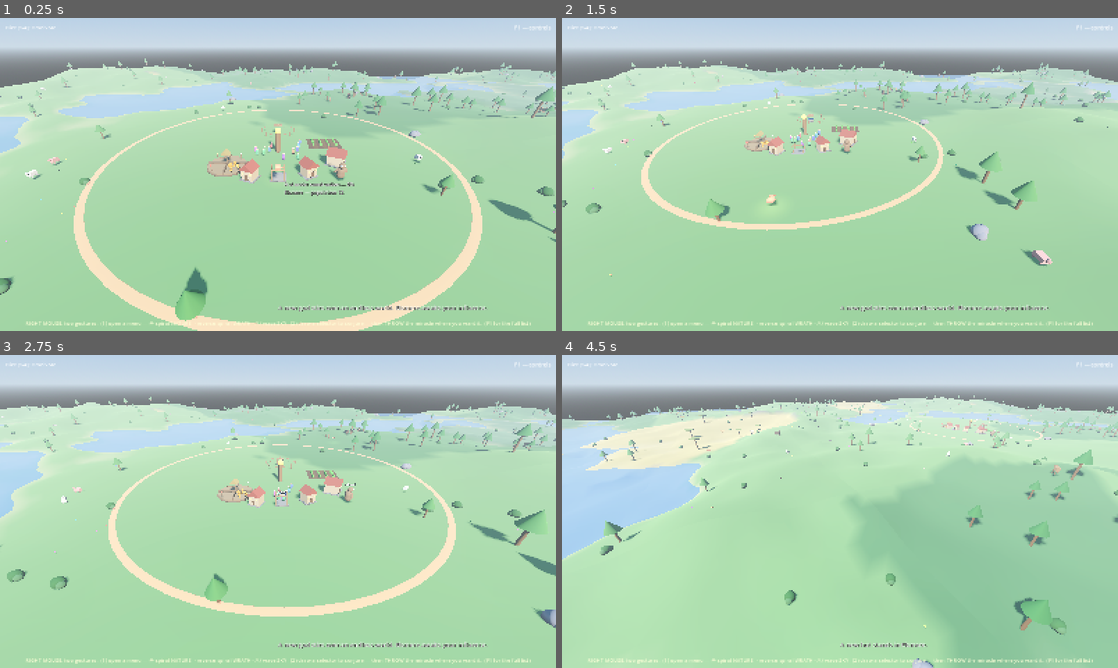
Above: before the commit, frames 1-4 (two rows, left to right).
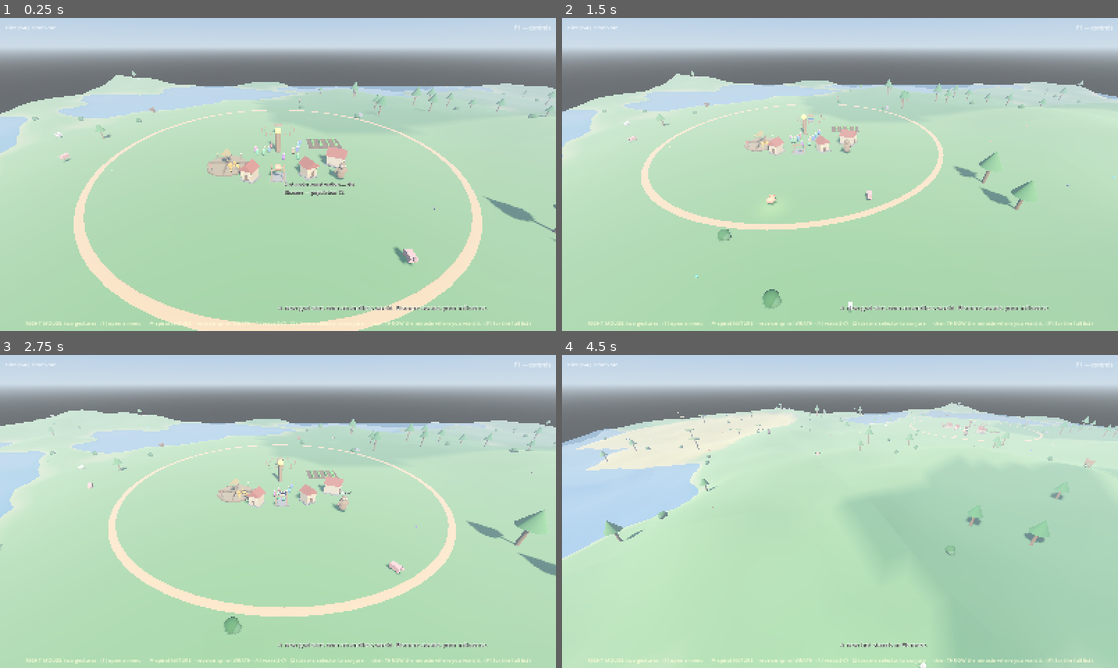
Above: after the commit, the same moments.

Repository: tjloman/tjloman
Game: Godot game, scene res://scenes/main.tscn
Two runs of this game, one before a commit and one after it. Both use one fixed random seed, a clock stepped at 60 frames per second and the inputs below.
Inputs (mouse positions are in pixels of both pictures, inside the frame that each line leads up to):
- Up to frame 1 (0.25 s): no input
- Up to frame 2 (1.5 s): move the mouse to (962, 158) at 0.52 s; hold Right 0.53-1.25 s; hold S (cam_back) 0.53-1.25 s; click (962, 158) at 0.67 s; drag from (728, 190) to (812, 237) at 1.27 s
- Up to frame 3 (2.75 s): move the mouse to (333, 442) at 2.02 s; hold Right from 2.03 s (still down); hold A (cam_left) from 2.03 s (still down)
- Up to frame 4 (4.5 s): release Right at 2.75 s; release A (cam_left) at 2.75 s; drag from (812, 574) to (673, 464) at 2.77 s; move the mouse to (1006, 558) at 3.52 s; hold Left 3.53-4.25 s; hold Q (cam_rotate_left) 3.53-4.25 s; drag from (673, 464) to (756, 433) at 4.27 s

The runs differ from the first frame. In frame 1, 8.0% of the frame differs, in the area x 0-100%, y 12-97%; in frame 2, 7.0%; in frame 3, 7.0%; in frame 4, 6.6%.

Commit message:
Mobile: stop the startup node/memory spike that backgrounded the app
The Android log showed no script error — the process was simply killed
mid-chunk-load. That's an out-of-memory / native-stall from the boot
spike: a 7x7 grid of 49 chunks, each a terrain mesh + heightmap
collision + up to 15 trees, built two per frame. On a phone that's a
massive instantiation and memory burst in the first second.

Tamed it hard:
- Streaming: LOAD_RADIUS 3->2 (49 chunks -> 25), UNLOAD 5->3,
  CHUNKS_PER_FRAME 2->1 (one chunk a frame, no stall), CHUNK_CELLS
  16->12 (terrain mesh + collision ~45% lighter each).
- Forests thinned: forest 9-15 -> 5-8 trees, grassland/bush counts down
  too — far fewer nodes standing at once.
- Trees no longer tick every frame: growth/replant batched into a ~0.4s
  accumulator (de-synced across trees), cutting most of the steady-state
  cost when hundreds are loaded.
- Draw distance 600 -> 260 and sun shadow distance 140 -> 70 (less
  overdraw and shadow work); fog thickened 0.004 -> 0.008 so the leaner
  horizon still reads as endless.

Desktop is unaffected in feel; the world just streams a touch closer.

Co-Authored-By: Claude Fable 5 <noreply@anthropic.com>
Claude-Session: https://claude.ai/code/session_01NqBKfyc5c6bViy6kUi2S7P

Diff:
--- a/scripts/main.gd
+++ b/scripts/main.gd
@@ -146,7 +146,7 @@
 	_sun = DirectionalLight3D.new()
 	_sun.shadow_enabled = true
 	# Tighter shadow range = crisper shadows and cheaper on weak GPUs.
-	_sun.directional_shadow_max_distance = 140.0
+	_sun.directional_shadow_max_distance = 70.0   # tight = cheaper on mobile
 	_sun.light_specular = 0.25  # matte, plain — no plastic glints
 	add_child(_sun)
 
@@ -169,7 +169,7 @@
 	# Good and plain: distance fog and gentle bloom, nothing the mobile
 	# renderer can't do. (SSAO is Forward+-only — deliberately absent.)
 	_environment.fog_enabled = true
-	_environment.fog_density = 0.004
+	_environment.fog_density = 0.008   # hides the nearer horizon of a lean world
 	_environment.fog_sky_affect = 0.2
 	_environment.glow_enabled = true
 	_environment.glow_intensity = 0.5
--- a/scripts/player/camera_rig.gd
+++ b/scripts/player/camera_rig.gd
@@ -34,7 +34,9 @@
 
 	camera = Camera3D.new()
 	camera.position = Vector3(0, 0, zoom_distance)
-	camera.far = 600.0
+	# Draw distance matched to the loaded area — no point rendering toward
+	# a horizon of unloaded void, and less overdraw is kinder to the phone.
+	camera.far = 260.0
 	pitch_node.add_child(camera)
 
 	position = Vector3(0, 0, 8)
--- a/scripts/world/chunk.gd
+++ b/scripts/world/chunk.gd
@@ -103,15 +103,15 @@
 		position.x + WorldGen.CHUNK_SIZE * 0.5, position.z + WorldGen.CHUNK_SIZE * 0.5)
 	match biome:
 		"forest":
-			_scatter_trees(rng, rng.randi_range(9, 15), "forest")
+			_scatter_trees(rng, rng.randi_range(5, 8), "forest")
 			_scatter_deposits(rng, rng.randi_range(0, 1))
-			_scatter_bushes(rng, rng.randi_range(2, 4))
+			_scatter_bushes(rng, rng.randi_range(1, 3))
 			_scatter_animals(rng, {"deer": 0.9, "bear": 0.12, "wolf": 0.12, "tiger": 0.04})
 		"grassland":
-			_scatter_trees(rng, rng.randi_range(2, 4), "grassland")
-			_scatter_flowers(rng, rng.randi_range(5, 10))
+			_scatter_trees(rng, rng.randi_range(1, 3), "grassland")
+			_scatter_flowers(rng, rng.randi_range(3, 6))
 			_scatter_deposits(rng, rng.randi_range(0, 1))
-			_scatter_bushes(rng, rng.randi_range(3, 5))
+			_scatter_bushes(rng, rng.randi_range(2, 3))
 			_scatter_animals(rng, {"sheep": 0.8, "horse": 0.25, "chicken": 0.3,
 				"pig": 0.2, "dog": 0.1})
 		"savanna":
--- a/scripts/world/wild_tree.gd
+++ b/scripts/world/wild_tree.gd
@@ -39,6 +39,7 @@
 var _burn_time := 0.0
 var _fire_tick := 0.0
 var _fire_visual: Node3D = null
+var _grow_accum := randf() * 0.4   # de-sync the growth tick across trees
 
 
 func _ready() -> void:
@@ -101,6 +102,14 @@
 	if burning:
 		_burn(delta)
 		return
+	# Trees grow slowly; there's no need to touch every one every frame.
+	# Batch growth/replant into a ~0.4s tick — with hundreds of trees this
+	# is most of the steady-state cost saved on a phone.
+	_grow_accum += delta
+	if _grow_accum < 0.4:
+		return
+	var d := _grow_accum
+	_grow_accum = 0.0
 	if lumber < MAX_LUMBER:
 		var step := GROWTH_BASE / (1.0 + lumber * GROWTH_TAPER)
 		# A miracle-sown sapling races to its quickened size, then slows.
@@ -109,11 +118,11 @@
 				step = 2.5
 			else:
 				remove_meta("quicken_to")
-		lumber = minf(lumber + step * delta, MAX_LUMBER)
+		lumber = minf(lumber + step * d, MAX_LUMBER)
 		if int(lumber) != _shown_lumber:
 			_apply_growth_scale()
 	else:
-		_replant_time -= delta
+		_replant_time -= d
 		if _replant_time <= 0.0:
 			_replant_time = REPLANT_PERIOD * randf_range(0.8, 1.6)
 			_try_replant()
--- a/scripts/world/world_gen.gd
+++ b/scripts/world/world_gen.gd
@@ -15,11 +15,14 @@
 ## as yours but believe in nothing — until your miracles convince them.
 
 const CHUNK_SIZE := 48.0
-const CHUNK_CELLS := 16          # 16x16 quads, 17x17 height samples
-const LOAD_RADIUS := 3           # chunks kept live around the focus
-const UNLOAD_RADIUS := 5
+const CHUNK_CELLS := 12          # 12x12 quads, 13x13 height samples
+## Kept deliberately modest so a phone doesn't drown in nodes/memory the
+## instant the world boots — the old 7x7 burst of terrain+collision+trees
+## backgrounded the app on mobile. Distance fog hides the shorter horizon.
+const LOAD_RADIUS := 2           # chunks kept live around the focus (5x5)
+const UNLOAD_RADIUS := 3
 const WATER_LEVEL := 0.0
-const CHUNKS_PER_FRAME := 2
+const CHUNKS_PER_FRAME := 1      # one chunk a frame: gentle, no startup stall
 const VILLAGE_CELL_CHANCE := 0.05
 const VILLAGE_MIN_CELL_DIST := 3  # chunks from origin before rivals appear
 
